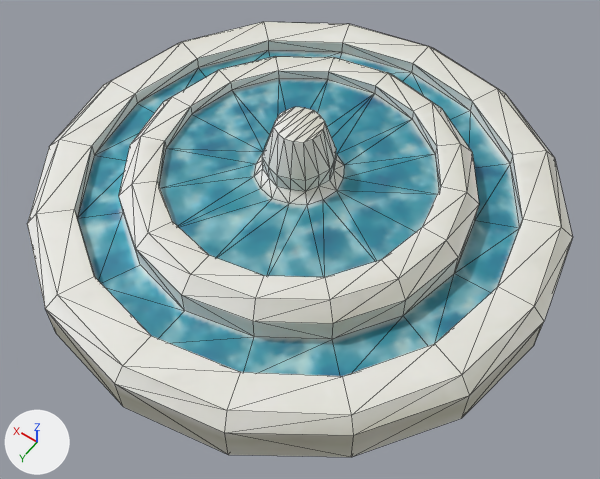
The Blender file blend/contrib/ufo_ai/fountain/fountain2.blend, before and after one commit.
Rendered twice from a 50 mm camera at (-156.0, 217.0, 322.0) aimed at (-15.0, 20.0, 12.0). The lights are fixed; the arrows at lower left show +X, +Y and +Z. Mesh edges are drawn as thin lines.
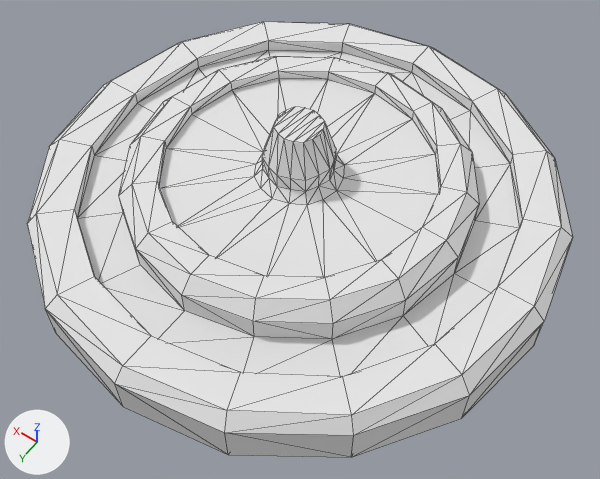
Pixel boxes [x1, y1, x2, y2] of what changed, in the pictures (600 x 479 px):
```json
{"object": "Mesh", "change": "recoloured", "before": [48, 22, 573, 457], "after": [48, 22, 573, 457]}
```

Edits to the scene script, one JSON object a line:
```json
{"op": "add", "block": "mat_material", "code": ["mat_material = diffuse_material('Material')", "mat_material.base_color = (0.8, 0.8, 0.8)  # white #e7e7e7"]}
{"block": "me_mesh", "where": "me_mesh.from_pydata(...)  # 224 vertices, 444 faces; spans x -129.0..129.0, y -129.0..129.0, z 0.0..64.0"}
{"op": "remove", "block": "me_mesh", "code": "me_mesh.materials.append(mat_fountain2_png)  # picture img_fountain2_png"}
{"op": "add", "block": "me_mesh", "code": "me_mesh.materials.append(mat_material)  # white #e7e7e7"}
```
